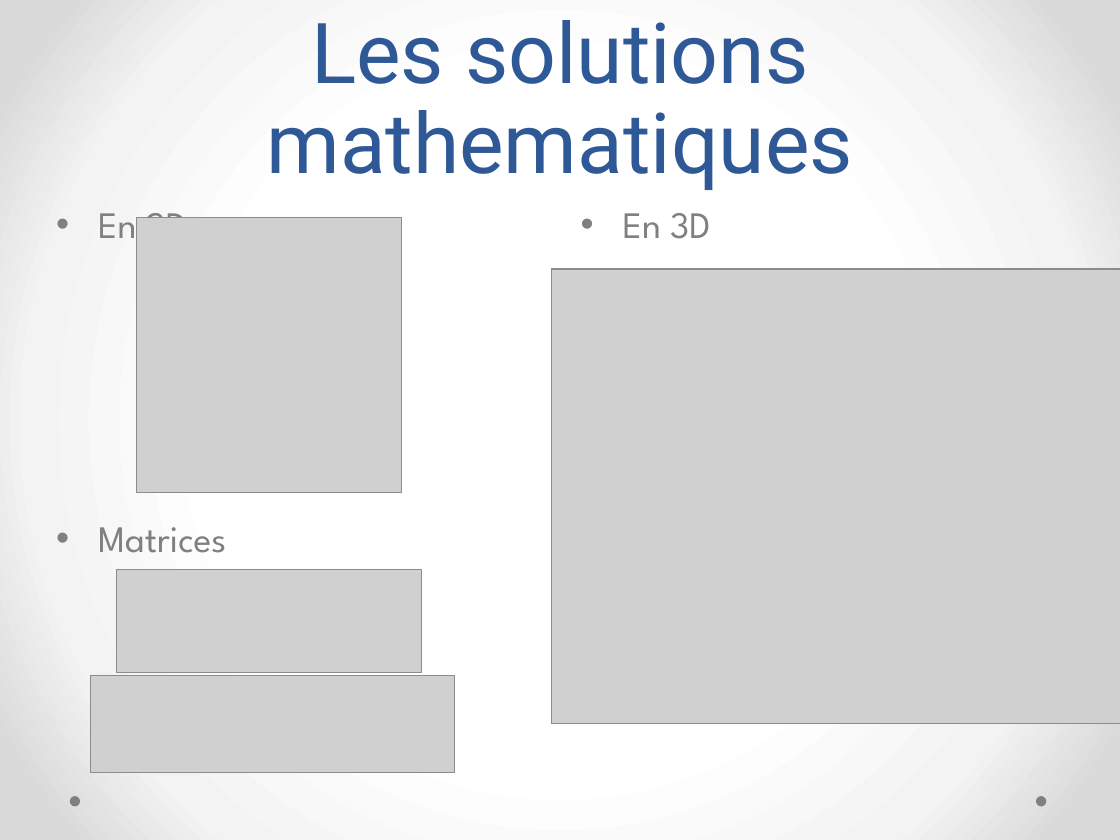
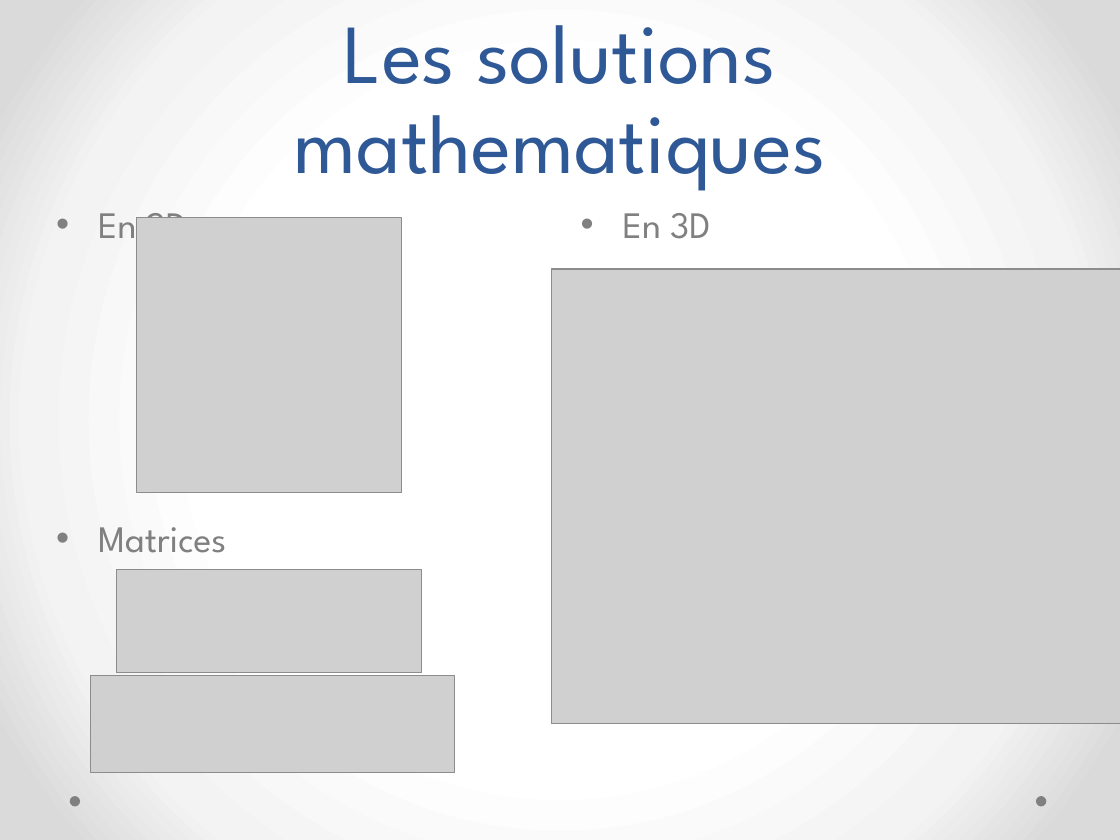
Before and after one commit to megaturbo/TurboSpin, a slide deck: slide 5 of Presentation/MatrixLite.pptx. Drawn at 1120x840 pixels with LibreOffice and Linux fonts; fonts in the diff are those of the drawing; grey boxes stand for pictures. Boxes give left, top, right and bottom in pixels: in the first picture for what was removed or moved away, otherwise in the second. Text is boxed around its words. In the diff, an @@ line names an element or a change of style, - is before the commit and + after.

```diff
--- a/Presentation/MatrixLite.pptx
+++ b/Presentation/MatrixLite.pptx
@@ title "Les solutions mathematiques" at [294, 25, 826, 191]: font Roboto to League Spartan @@
```
Also in this commit, not shown: 7 other slides changed.
